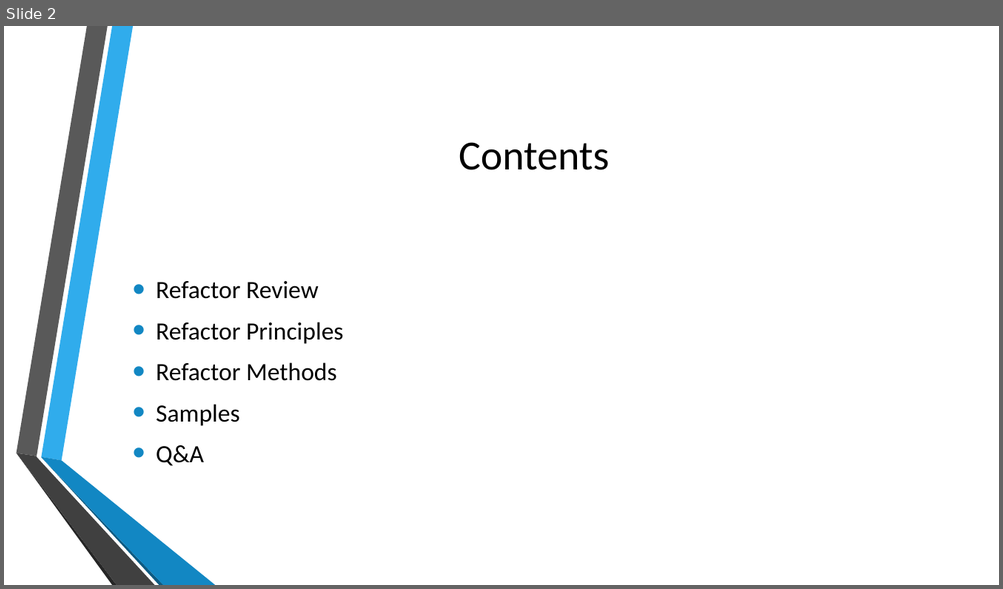
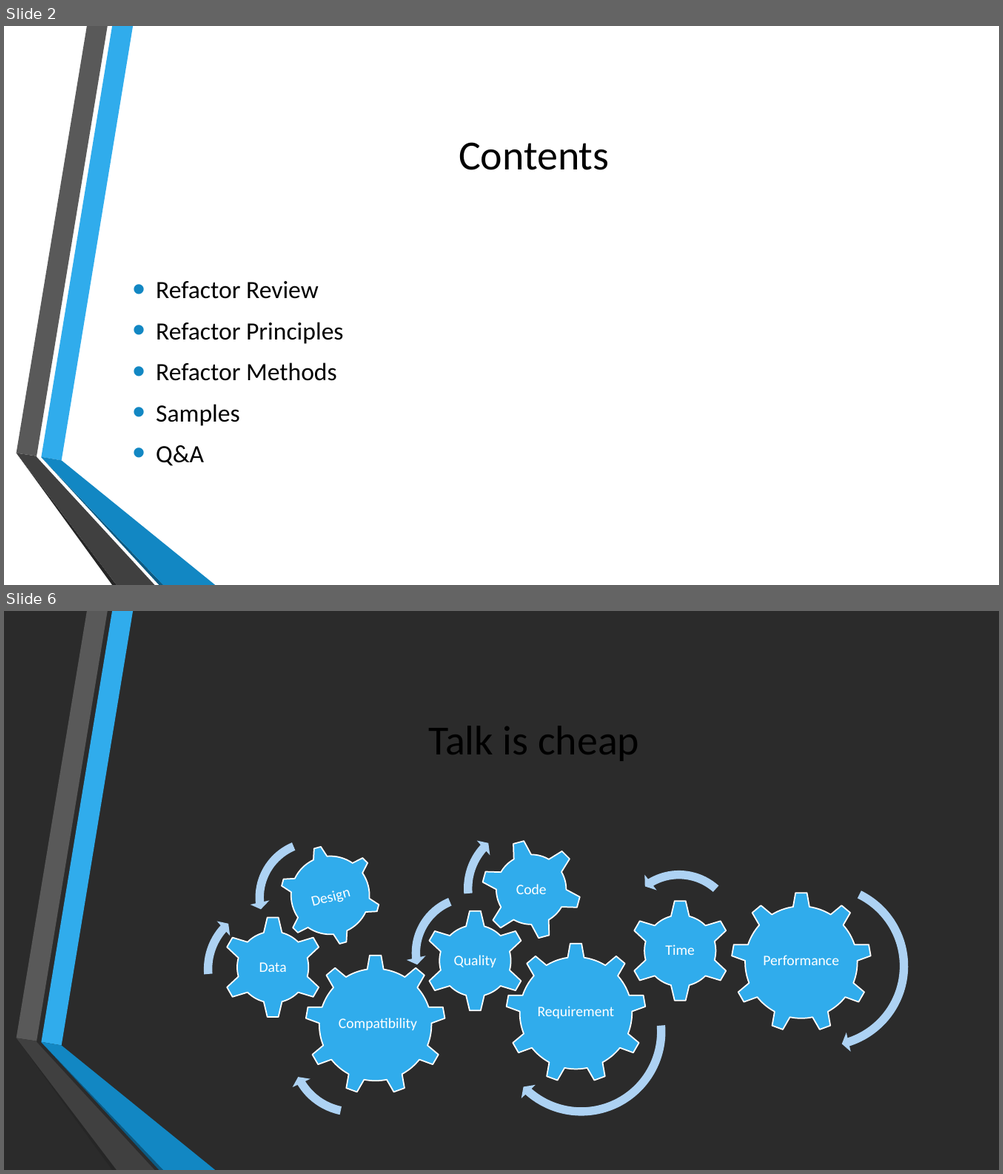
Before and after one commit to zhangyun/sharings, a slide deck: Refactoring - Java/Refactoring.pptx. Shown one above the other, each under a label of ours: slide 2 before the commit, slides 2 and 6 after it; the slides between them are not shown. The pictures are 1003x589 and 1003x1174 pixels, drawn with LibreOffice and Linux fonts; fonts in the diff are those of the drawing; background and template pictures are left out; a plain dark background stands for a picture behind light text. Boxes give left, top, right and bottom in pixels: in the first picture for what was removed or moved away, otherwise in the second. Text is boxed around its words. In the diff, an @@ line names an element or a change of style, - is before the commit and + after.

```diff
--- a/Refactoring - Java/Refactoring.pptx
+++ b/Refactoring - Java/Refactoring.pptx
@@ slide 6 added at bbox=[4, 611, 999, 1170], background picture (left out); not listed: 6 template elements that a slide beside it also shows @@
@@ title added at bbox=[428, 726, 639, 761], 40 pt, text #000000 @@
+Talk is cheap
@@ left circular arrow added at bbox=[250, 832, 380, 963], fill #AED2F4 @@
@@ group added at bbox=[406, 818, 671, 1122]: 3 gears, 3 texts, 2 circular arrows, 1 left circular arrow @@
+Requirement
+Quality
+Code
@@ gear added at bbox=[269, 834, 391, 957], fill #30ACEC, outline #FFFFFF 1.25 pt, 14 pt, text #FFFFFF @@
+Design
@@ left circular arrow added at bbox=[592, 843, 766, 1018], fill #AED2F4 @@
@@ circular arrow added at bbox=[701, 843, 948, 1090], fill #AED2F4 @@
@@ circular arrow added at bbox=[198, 899, 338, 1039], fill #AED2F4 @@
@@ gear added at bbox=[731, 892, 871, 1033], fill #30ACEC, outline #FFFFFF 1.25 pt @@
@@ gear added at bbox=[222, 917, 324, 1019], fill #30ACEC, outline #FFFFFF 1.25 pt @@
@@ gear added at bbox=[629, 900, 731, 1002], fill #30ACEC, outline #FFFFFF 1.25 pt @@
@@ text added at bbox=[259, 963, 287, 972], 14 pt, text #FFFFFF @@
+Data
@@ circular arrow added at bbox=[265, 965, 440, 1139], fill #AED2F4 @@
@@ gear added at bbox=[305, 955, 446, 1095], fill #30ACEC, outline #FFFFFF 1.25 pt @@
@@ text added at bbox=[665, 945, 694, 955], 14 pt, text #FFFFFF @@
+Time
@@ text added at bbox=[762, 955, 839, 965], 14 pt, text #FFFFFF @@
+Performance
@@ text added at bbox=[338, 1018, 417, 1031], 14 pt, text #FFFFFF @@
+Compatibility
```
Also in this commit, not shown: 1 slide changed, 11 other slides added, 2 slides removed.
